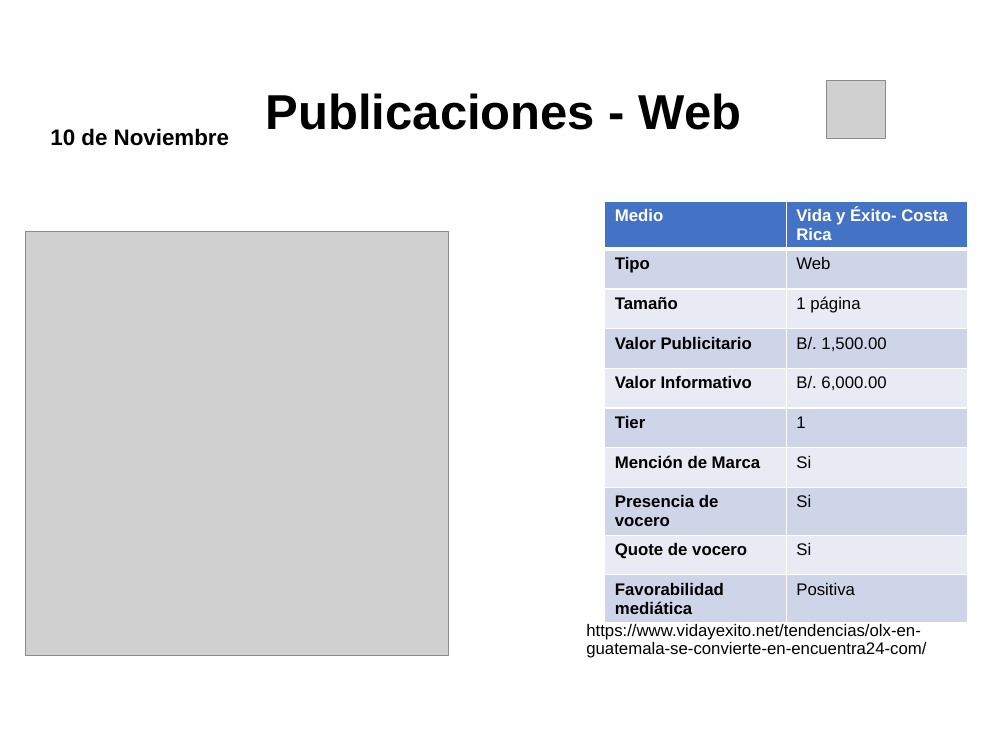
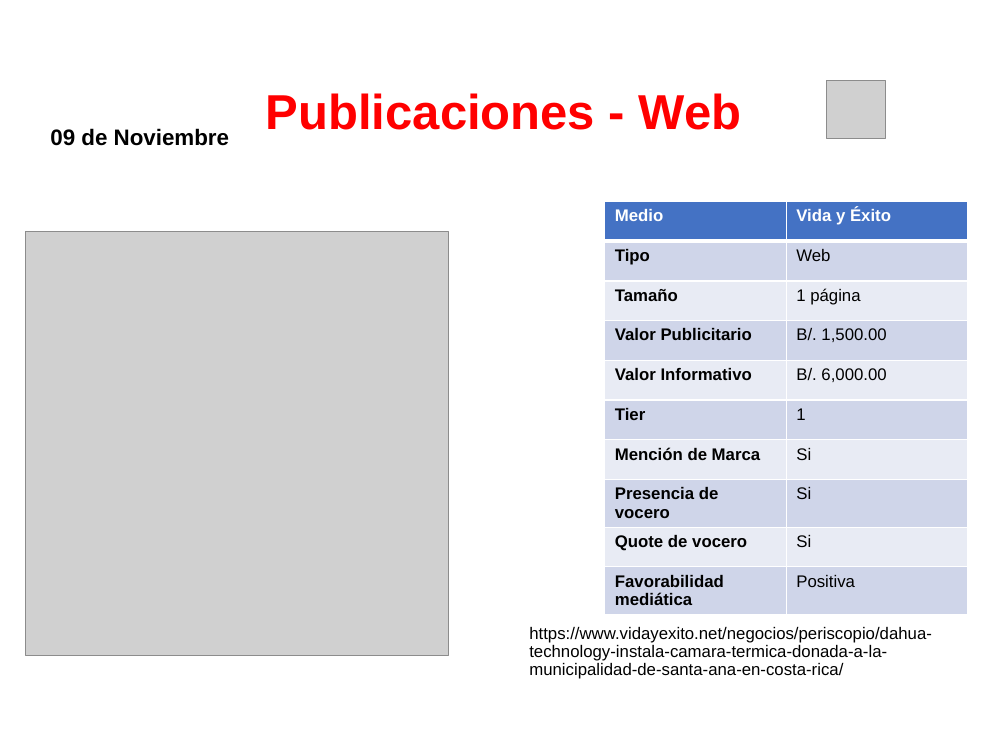
Before and after one commit to dgarci23/Report-Generator, a slide deck: slide 1 of Presentacion Terminada.pptx. Drawn at 1008x756 pixels with LibreOffice and Linux fonts; fonts in the diff are those of the drawing; grey boxes stand for pictures; background and template pictures are left out. Boxes give left, top, right and bottom in pixels: in the first picture for what was removed or moved away, otherwise in the second. Text is boxed around its words. In the diff, an @@ line names an element or a change of style, - is before the commit and + after.

```diff
--- a/Presentacion Terminada.pptx
+++ b/Presentacion Terminada.pptx
@@ title "Publicaciones - Web" at box(266, 93, 742, 130): text colour #000000 to #FF0000 @@
@@ text at box(50, 128, 229, 146): text changed @@
-10 de Noviembre
+09 de Noviembre
@@ table at box(605, 202, 968, 609) @@
-row 1, column 2: Vida y Éxito- Costa Rica
+row 1, column 2: Vida y Éxito
@@ text at box(529, 627, 932, 679): text changed @@
-https://www.vidayexito.net/tendencias/olx-en-guatemala-se-convierte-en-encuentra24-com/
+https://www.vidayexito.net/negocios/periscopio/dahua-technology-instala-camara-termica-donada-a-la-municipalidad-de-santa-ana-en-costa-rica/
```
Also in this commit, not shown: 7 other slides changed, 29 slides removed, 2 other files.
